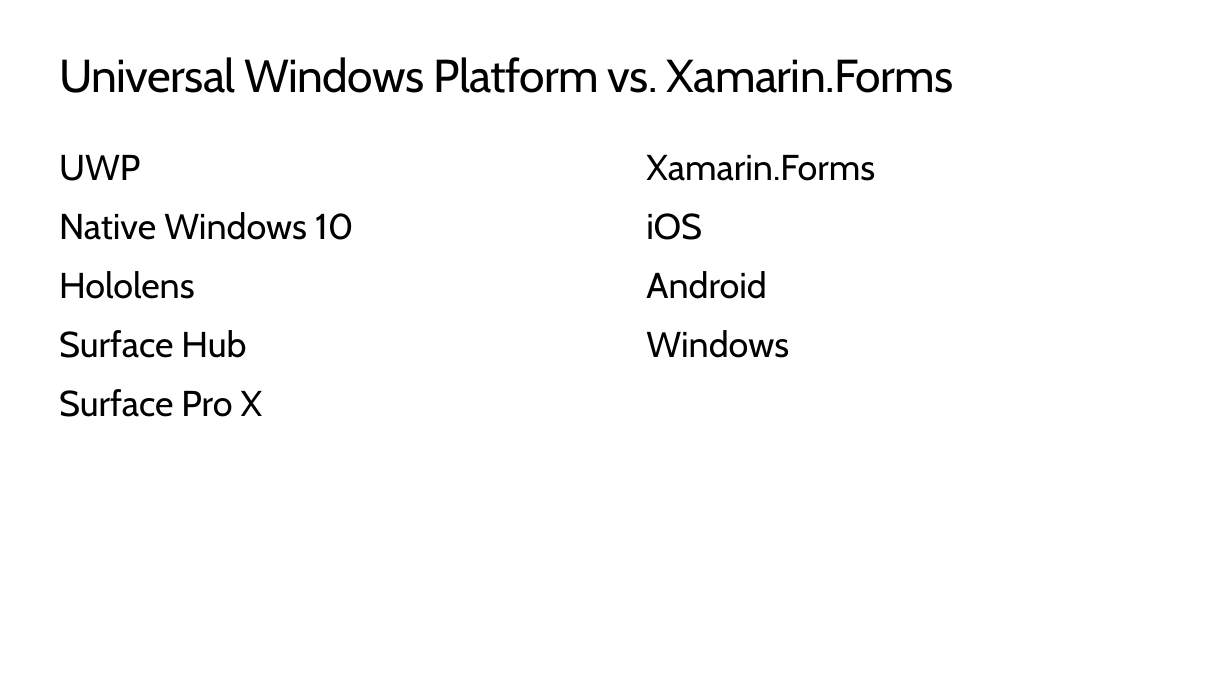
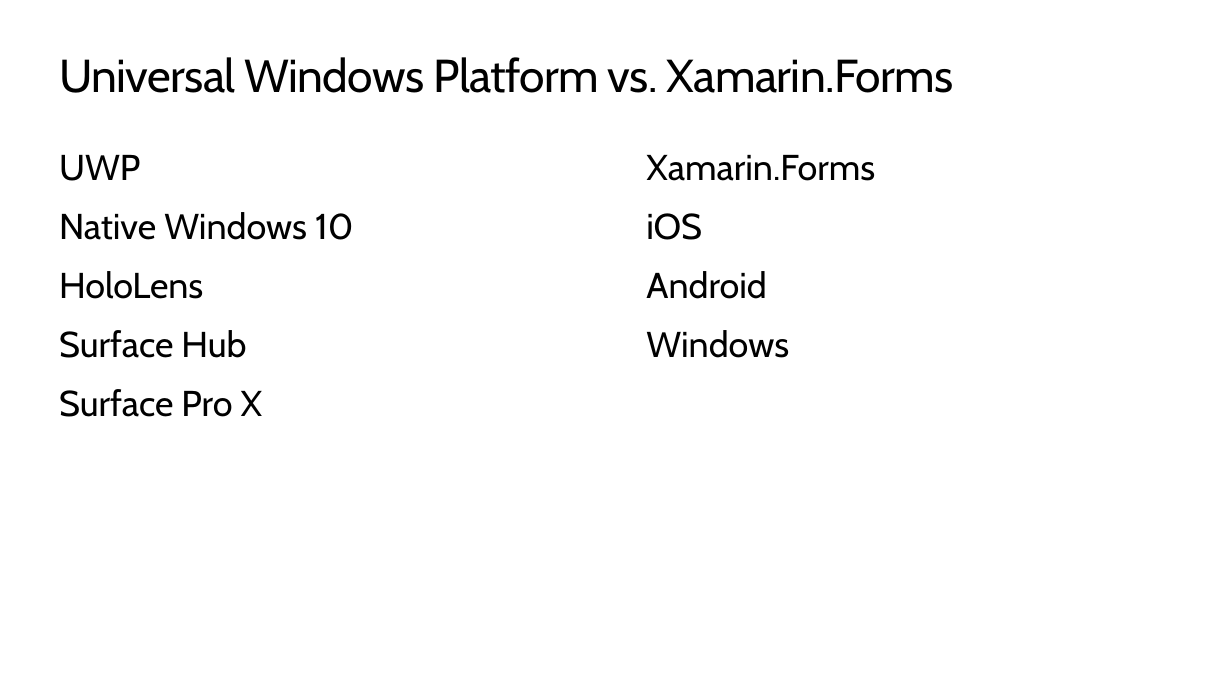
Before and after one commit to ondfisk/BDSA2019, a slide deck: slide 5 of Slides/Lecture10 - Apps and XAML, UWP and Xamarin.Forms.pptx (slide 11 before the commit). Drawn at 1232x693 pixels with LibreOffice and Linux fonts; fonts in the diff are those of the drawing; background and template pictures are left out. Boxes give left, top, right and bottom in pixels: in the first picture for what was removed or moved away, otherwise in the second. Text is boxed around its words. In the diff, an @@ line names an element or a change of style, - is before the commit and + after.

```diff
--- a/Slides/Lecture10 - Apps and XAML, UWP and Xamarin.Forms.pptx
+++ b/Slides/Lecture10 - Apps and XAML, UWP and Xamarin.Forms.pptx
@@ text at (59, 271, 203, 299): text changed @@
-Hololens
+HoloLens
```
Also in this commit, not shown: 1 other slide changed, 2 slides added, 43 other files.
